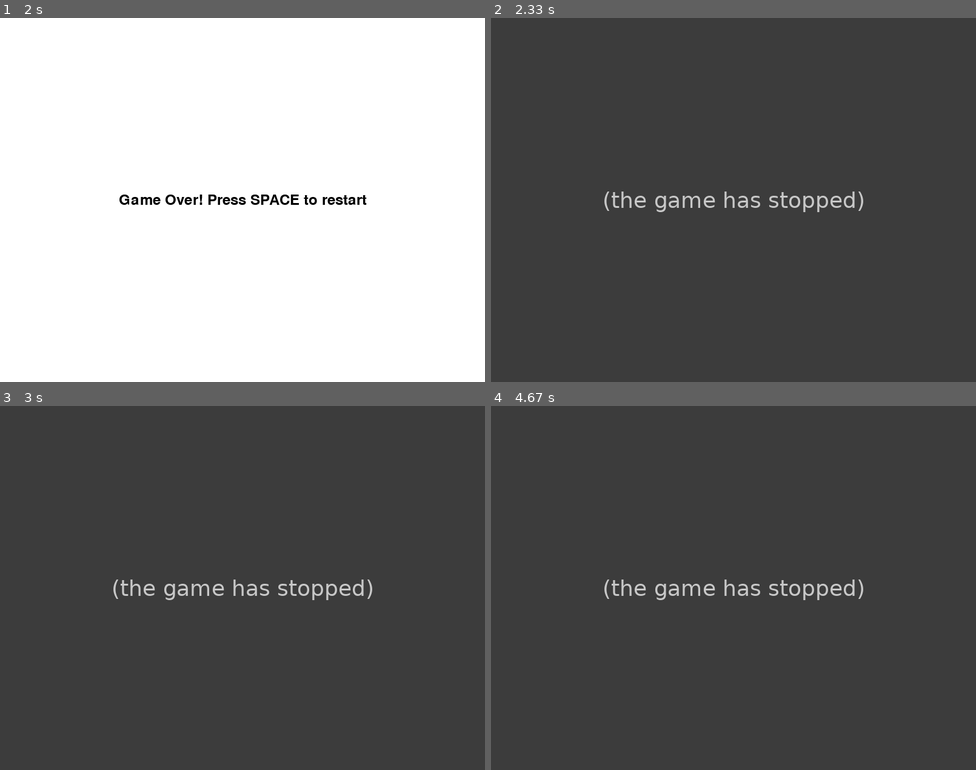
Above: before the commit, frames 1-4 (two rows, left to right).
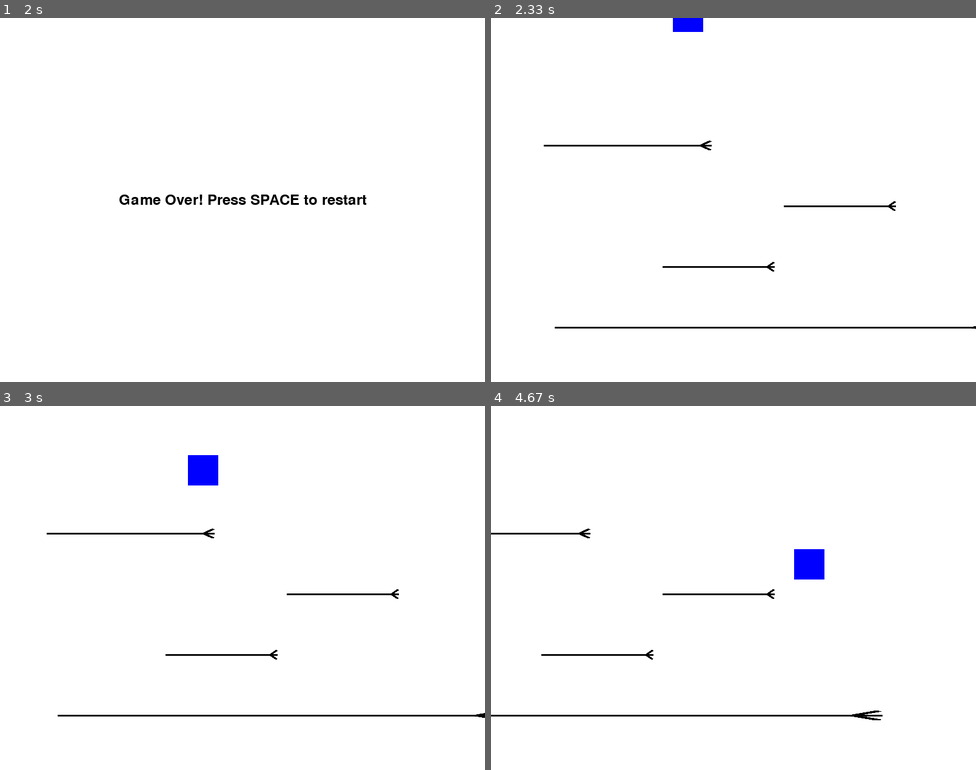
Above: after the commit, the same moments.

Repository: RyanDanielLee/pygame
Game: pygame game, started from game.py
The game is run twice, just before and just after one commit, with the same random seed, the same clock (stepped at 60 frames per second) and the same inputs.
Inputs:
- Up to frame 1 (2 s): tap Space at 0.33, 0.73, 1.03, 1.23, 1.53, 1.73 s; hold Right 0.67-1.13 s; hold Right 1.17-1.63 s; hold Left from 1.67 s (still down)
- Up to frame 2 (2.33 s): tap Space at 2.03, 2.3 s; release Left at 2.2 s; hold Left from 2.23 s (still down)
- Up to frame 3 (3 s): tap Space at 2.6, 2.73 s; release Left at 2.63 s; hold Right from 2.67 s (still down)
- Up to frame 4 (4.67 s): tap Space at 3.03, 3.4, 3.7, 3.9, 4.2, 4.4 s; release Right at 3.3 s; hold Left 3.33-3.8 s; hold Right 3.83-4.3 s; hold Right from 4.33 s (still down)

Frame 1 is identical in both runs. In frame 2, 100% of the frame differs, in the area x 0-100%, y 0-100%; in frame 3, 100%; in frame 4, 100%.
Error before the commit: AttributeError: 'EndScreen' object has no attribute 'GameScreen' (end.py line 16); the game stopped at 2.03 s (later frames are placeholders)

Commit message:
Fixed restart in end screen

Diff:
--- a/game.py
+++ b/game.py
@@ -14,10 +14,10 @@
     screen = pygame.display.set_mode((SCREEN_WIDTH, SCREEN_HEIGHT))
     pygame.display.set_caption("Simple Platformer")
 
-    clock = pygame.time.Clock()
+    clock = pygame.time.Clock()  # Create a Clock object
 
-    # Create a StartScreen instance with the GameScreen class
-    current_screen = StartScreen(GameScreen, EndScreen)
+    # Pass the GameScreen class to the EndScreen constructor
+    current_screen = StartScreen(GameScreen, EndScreen(GameScreen))
 
     while True:
         current_screen.process_input()
@@ -25,7 +25,7 @@
         current_screen.render(screen)
 
         pygame.display.flip()
-        clock.tick(FPS)
+        clock.tick(FPS)  # Use the tick method to control the frame rate
 
         if current_screen.next_screen:
             current_screen = current_screen.next_screen
--- a/screens/end.py
+++ b/screens/end.py
@@ -4,8 +4,9 @@
 from .base import BaseScreen
 
 class EndScreen(BaseScreen):
-    def __init__(self):
+    def __init__(self, game_screen_class):
         super().__init__()
+        self.game_screen_class = game_screen_class
         self.font = pygame.font.Font(None, 36)
         self.text = self.font.render("Game Over! Press SPACE to restart", True, (0, 0, 0))
 
@@ -13,7 +14,7 @@
         super().process_input()
         keys = pygame.key.get_pressed()
         if keys[pygame.K_SPACE]:
-            self.next_screen = self.GameScreen("levels/level1.csv")
+            self.next_screen = self.game_screen_class("levels/level1.csv")
 
     def render(self, screen):
         screen.fill((255, 255, 255))
--- a/screens/game.py
+++ b/screens/game.py
@@ -28,7 +28,8 @@
 
         # Check if the player has fallen off the edge
         if self.player.rect.y > SCREEN_HEIGHT:
-            self.next_screen = EndScreen()
+            # Pass the GameScreen class to the EndScreen constructor
+            self.next_screen = EndScreen(self.__class__)
 
         # Move the game world in the opposite direction of the player
         for platform in self.level.get_platforms():
